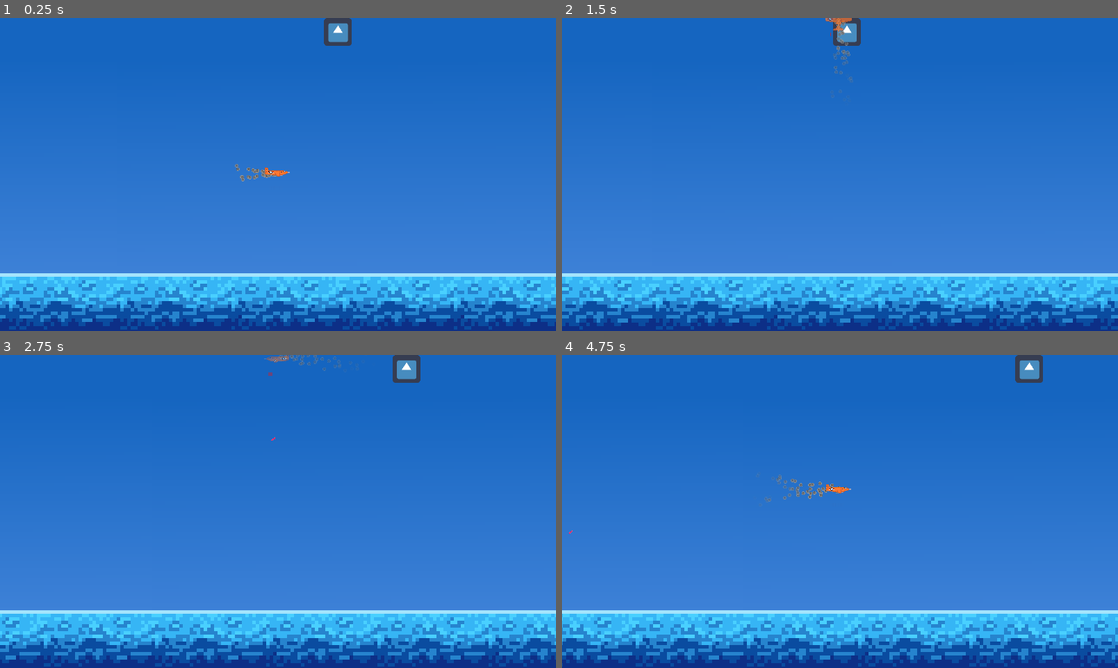
Above: before the commit, frames 1-4 (two rows, left to right).
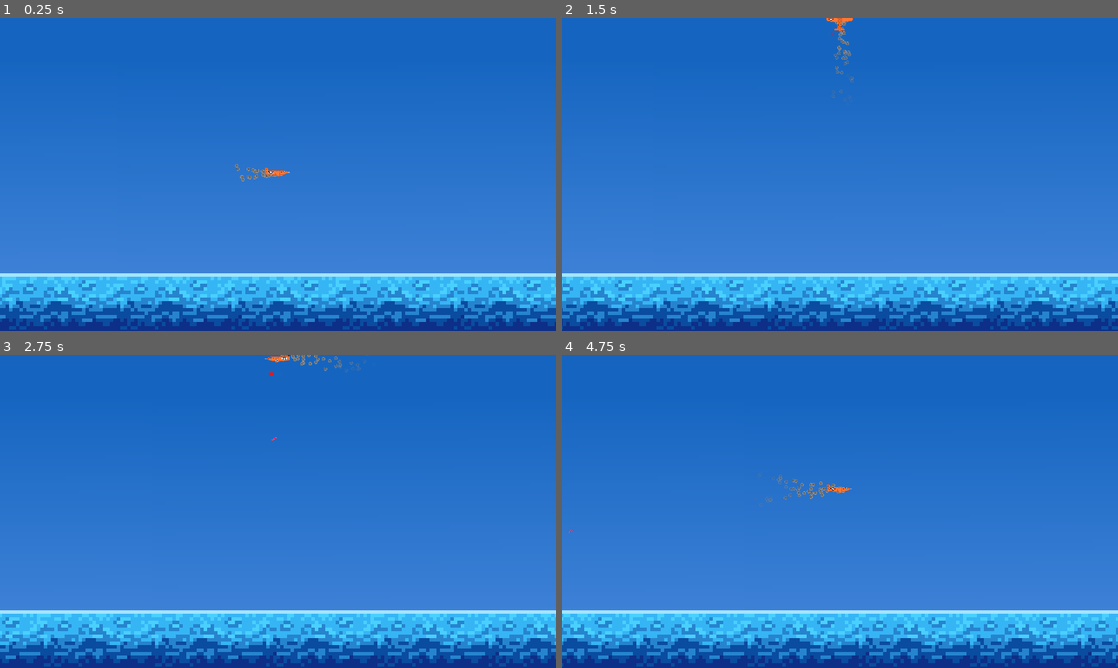
Above: after the commit, the same moments.

Repository: NOTsyrup/Plane-Game
Game: Godot game, scene res://TEMPSCENE.tscn
Two runs of this game, one before a commit and one after it. Both use one fixed random seed, a clock stepped at 60 frames per second and the inputs below. The project has no main scene, so this scene is started directly. The engine's default icon, where the game draws it, is replaced by a stand-in: a white triangle on a blue panel in a dark square.
Inputs (mouse positions are in pixels of both pictures, inside the frame that each line leads up to):
- Up to frame 1 (0.25 s): no input
- Up to frame 2 (1.5 s): move the mouse to (812, 237) at 0.52 s; hold Space (shoot) 0.53-1.28 s; hold W (player_up) from 0.53 s (still down); move the mouse to (1006, 221) at 1.27 s; tap Space (shoot) at 1.35 s
- Up to frame 3 (2.75 s): move the mouse to (111, 464) at 2.02 s; release W (player_up) at 2.03 s; hold A (player_left) from 2.03 s (still down); hold Space (shoot) from 2.03 s (still down)
- Up to frame 4 (4.75 s): move the mouse to (867, 511) at 2.77 s; release Space (shoot) at 2.78 s; tap Space (shoot) at 2.85, 4.35 s; move the mouse to (756, 433) at 3.52 s; release A (player_left) at 3.53 s; hold S (player_down) 3.53-4.28 s; hold Space (shoot) 3.53-4.28 s; move the mouse to (962, 495) at 4.27 s; hold D (player_right) from 4.28 s (still down)

The runs differ from the first frame. In frame 1, 0.4% of the frame differs, in the area x 58-64%, y 0-9%; in frame 2, 2.0%; in frame 3, 0.8%; in frame 4, 2.1%, in the area x 0-100%, y 0-100%.

Commit message:
Deleted Evil Godot Guy

Diff:
--- a/Kill.gd
+++ /dev/null
@@ -1,8 +0,0 @@
-extends Area2D
-
-
-
-
-
-func _on_Area2D_body_entered(body):
-	body.take_damage(1)
--- a/Player/Camera2D2.tscn
+++ b/Player/Camera2D2.tscn
@@ -12,9 +12,6 @@
 [node name="ParallaxBackground" type="ParallaxBackground" parent="."]
 scroll_ignore_camera_zoom = true
 
-[node name="ParallaxLayer2" type="ParallaxLayer" parent="ParallaxBackground"]
-motion_mirroring = Vector2( 1280, 720 )
-
 [node name="ParallaxLayer" type="ParallaxLayer" parent="ParallaxBackground"]
 motion_scale = Vector2( 0.5, 1 )
 motion_mirroring = Vector2( 1280, 0 )
@@ -23,3 +20,6 @@
 scale = Vector2( 8, 8.1 )
 texture = ExtResource( 1 )
 centered = false
+
+[node name="ParallaxLayer2" type="ParallaxLayer" parent="ParallaxBackground"]
+motion_mirroring = Vector2( 256, 144 )
--- a/TEMPSCENE.tscn
+++ b/TEMPSCENE.tscn
@@ -1,13 +1,8 @@
-[gd_scene load_steps=7 format=2]
+[gd_scene load_steps=4 format=2]
 
-[ext_resource path="res://Kill.gd" type="Script" id=1]
 [ext_resource path="res://Player/Bell-X1.tscn" type="PackedScene" id=2]
-[ext_resource path="res://icon.png" type="Texture" id=3]
 [ext_resource path="res://Player/Camera2D2.tscn" type="PackedScene" id=4]
 [ext_resource path="res://Player/Camera.gd" type="Script" id=5]
-
-[sub_resource type="RectangleShape2D" id=1]
-extents = Vector2( 31.5, 31 )
 
 [node name="Node2D" type="Node2D"]
 
@@ -19,18 +14,7 @@
 position = Vector2( 0, 0 )
 offset = Vector2( 0, 5 )
 zoom = Vector2( 1, 1 )
+smoothing_speed = 1.0
 script = ExtResource( 5 )
 
-[node name="Area2D" type="Area2D" parent="."]
-position = Vector2( 879, 37 )
-script = ExtResource( 1 )
-
-[node name="Sprite" type="Sprite" parent="Area2D"]
-texture = ExtResource( 3 )
-
-[node name="CollisionShape2D" type="CollisionShape2D" parent="Area2D"]
-position = Vector2( 0.5, 1 )
-shape = SubResource( 1 )
-
 [connection signal="cameraShake" from="Player" to="Player/Camera" method="_on_Player_cameraShake"]
-[connection signal="body_entered" from="Area2D" to="Area2D" method="_on_Area2D_body_entered"]
Binary file added: Sprites/Clouds.png
Not shown, added: Sprites/Clouds.png.import
